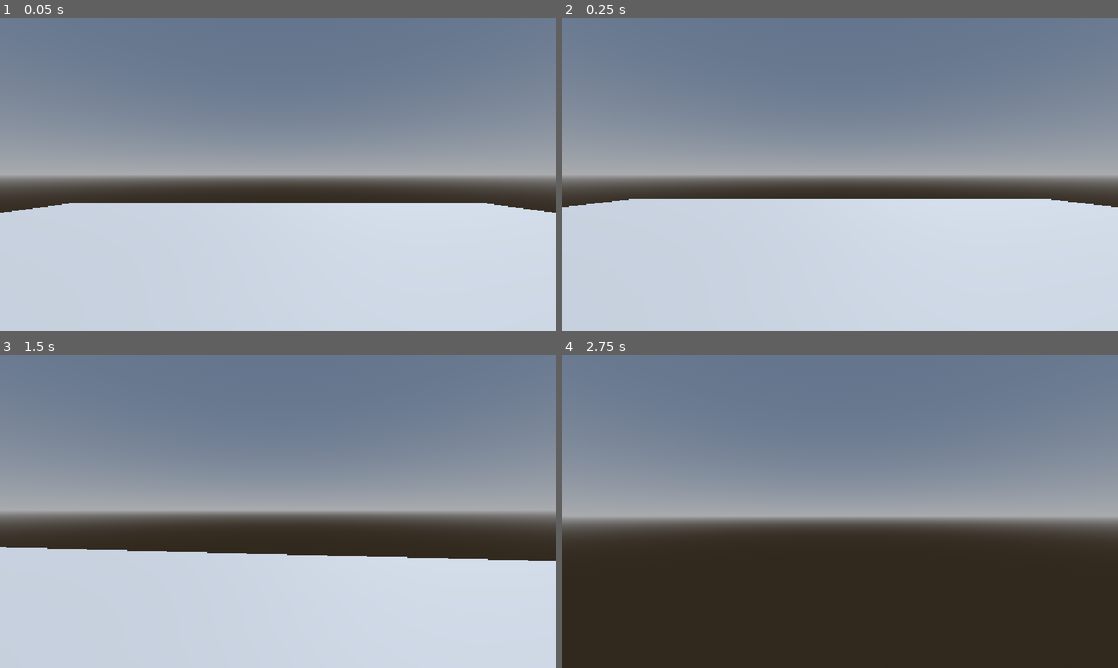
Above: before the commit, frames 1-4 (two rows, left to right).
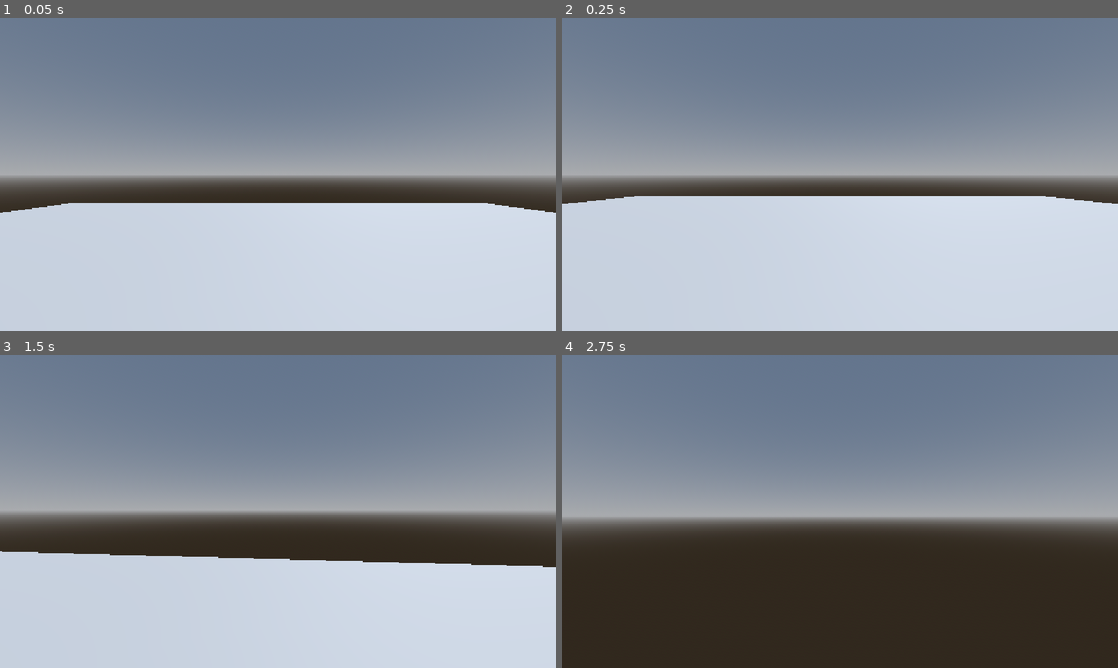
Above: after the commit, the same moments.

Repository: silentshiro-g1thub/oathbound-game
Game: Godot game, scene res://scenes/main.tscn
Same seed, same stepped clock (60 frames per second), same inputs: the game is played once before the commit and once after it.
Inputs (mouse positions are in pixels of both pictures, inside the frame that each line leads up to):
- Up to frame 1 (0.05 s): no input
- Up to frame 2 (0.25 s): no input
- Up to frame 3 (1.5 s): move the mouse to (305, 511) at 0.52 s; hold W (move_forward) from 0.53 s (still down); tap Space (jump) at 0.6, 0.77, 1.07, 1.35 s; move the mouse to (250, 511) at 1.27 s
- Up to frame 4 (2.75 s): keep holding W (move_forward); tap Space (jump) at 1.52, 1.82, 2.1 s; move the mouse to (851, 505) at 2.02 s

The runs differ from the first frame. In frame 1, less than 0.1% of the frame differs, in the area x 0-100%, y 59-63%; in frame 2, 0.9%; in frame 3, 1.6%, in the area x 0-100%, y 61-68%; in frame 4, nothing differs.

Commit message:
Made jump feel more snappy and natural

Diff:
--- a/scenes/player/player.gd
+++ b/scenes/player/player.gd
@@ -4,7 +4,14 @@
 @export var jump_velocity: float = 4.5
 @export var mouse_sensitivity: float = 0.002
 
-var gravity: float = 9.8
+@export var short_hop_velocity: float = 2.5
+@export var early_release_window: float = 0.12
+@export var jump_gravity: float = 12.0 # Standard gravity while ascending
+@export var fall_gravity: float = 18.0 # Harsher gravity while falling (for smoothness)
+@export var jump_cut_multiplier: float = 0.4 # Lower value = sharper cut when buttong is released
+
+var jump_timer: float = 0.0
+var jump_cut_applied: bool = false
 
 @onready var head: Node3D = $Head
 
@@ -28,12 +35,32 @@
 		if event.pressed and Input.mouse_mode != Input.MOUSE_MODE_CAPTURED:
 			Input.mouse_mode = Input.MOUSE_MODE_CAPTURED
 
+func calculate_gravity() -> float:
+	return fall_gravity if velocity.y < 0 else jump_gravity
+
 func _physics_process(delta: float) -> void:
+	if jump_timer > 0.0:
+		jump_timer -= delta
+
 	if not is_on_floor():
-		velocity.y -= gravity * delta
+		velocity.y -= calculate_gravity() * delta
 
 	if Input.is_action_just_pressed("jump") and is_on_floor():
 		velocity.y = jump_velocity
+		jump_timer = early_release_window
+		jump_cut_applied = false
+
+	if (
+		Input.is_action_just_released("jump")
+		and velocity.y > 0.0
+		and not jump_cut_applied
+	):
+		if jump_timer > 0.0:
+			velocity.y = minf(velocity.y, short_hop_velocity)
+		else:
+			velocity.y *= jump_cut_multiplier
+
+		jump_cut_applied = true
 
 	var input_dir := Input.get_vector(
 		"move_left", "move_right",
